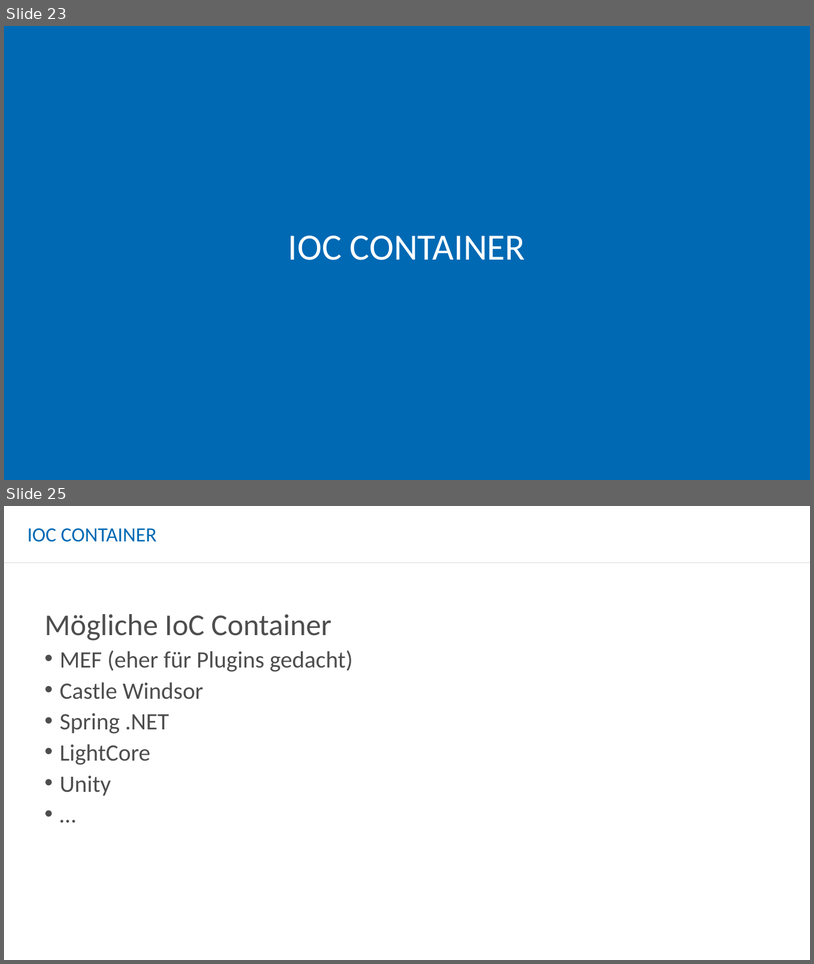
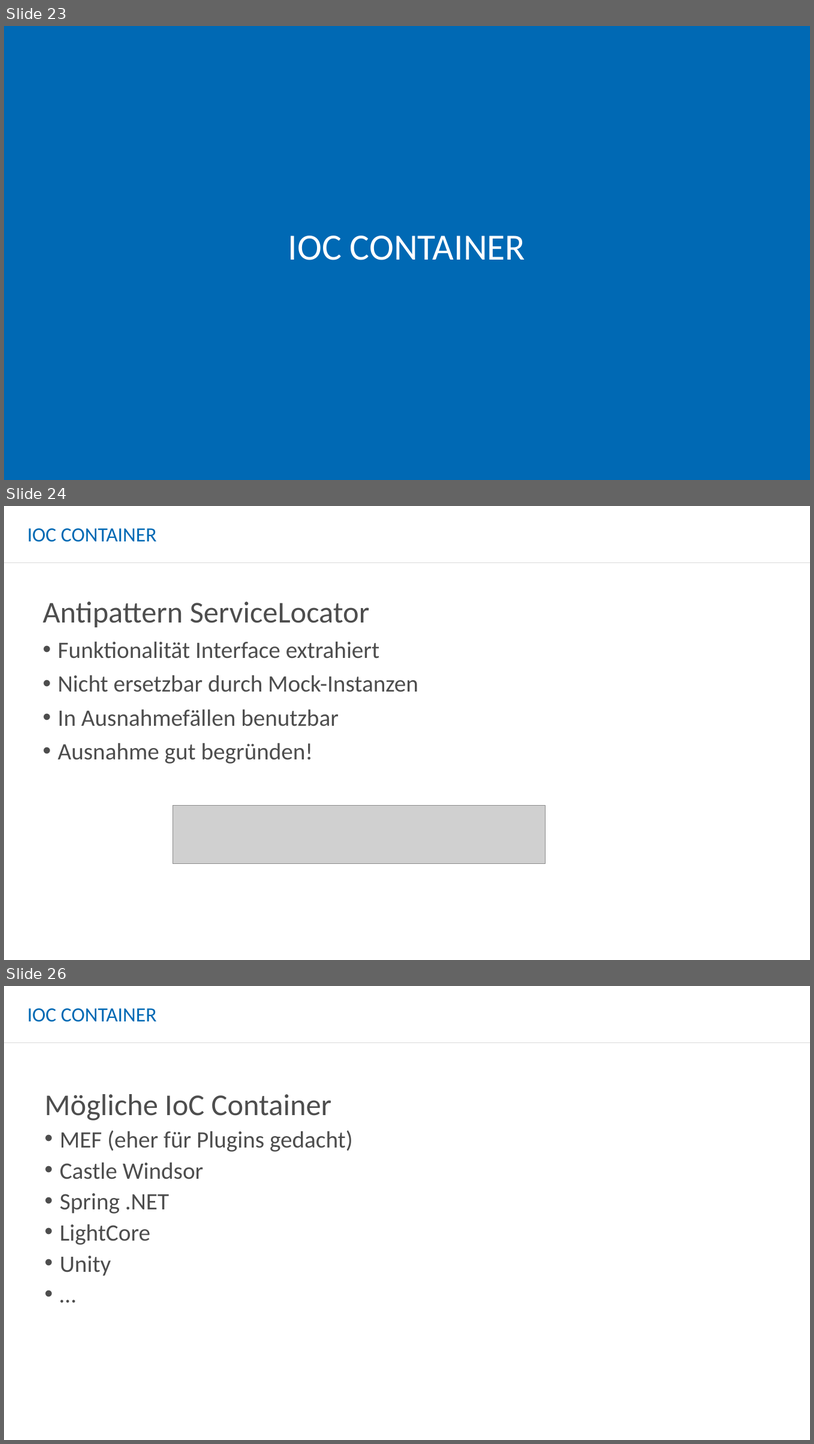
Before and after one commit to Slesa/Playground, a slide deck: sketches/workshop/SoftwareTesting.pptx. Shown one above the other, each under a label of ours: slides 23 and 25 before the commit, slides 23, 24 and 26 after it; the slides between them are not shown. The pictures are 814x964 and 814x1444 pixels, drawn with LibreOffice and Linux fonts; fonts in the diff are those of the drawing; grey boxes stand for pictures; background and template pictures are left out. Boxes give left, top, right and bottom in pixels: in the first picture for what was removed or moved away, otherwise in the second. Text is boxed around its words. In the diff, an @@ line names an element or a change of style, - is before the commit and + after.

```diff
--- a/sketches/workshop/SoftwareTesting.pptx
+++ b/sketches/workshop/SoftwareTesting.pptx
@@ slide 24 added at [4, 506, 810, 960], background #FFFFFF; not listed: 1 template element that a slide beside it also shows @@
@@ title added at [27, 528, 156, 542], 24 pt, text #0069B4 @@
+IOC CONTAINER
@@ text added at [43, 601, 419, 763], 28 pt, text #4D4D4D @@
+Antipattern ServiceLocator
+• Funktionalität Interface extrahiert
+• Nicht ersetzbar durch Mock-Instanzen
+• In Ausnahmefällen benutzbar
+• Ausnahme gut begründen!
@@ picture added at [173, 805, 546, 864] @@
@@ what was slide 25 is now slide 26 @@
```
Also in this commit, not shown: 5 slides changed, 1 other slide added, 3 other files.
